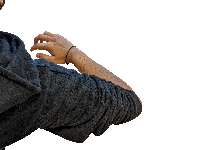
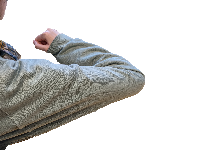
Layers edited between the first and the second 200 × 150 image:
added layer "Vi" above "Madhav" over bbox(0, 0, 145, 150)
hid "Madhav" over bbox(0, 0, 142, 150)
